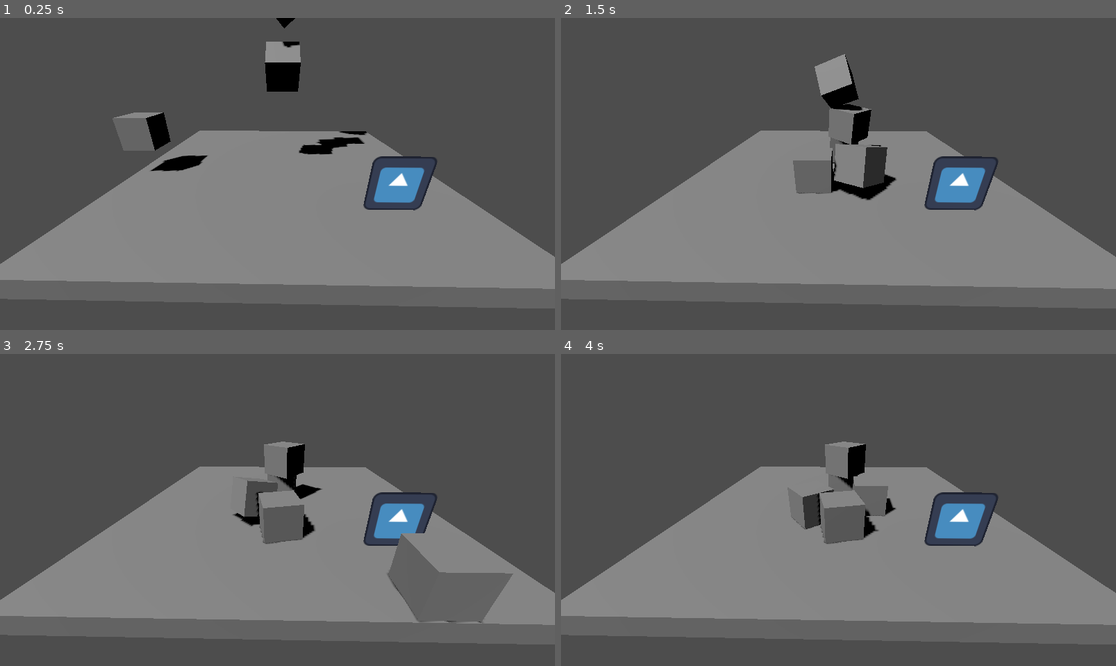
Above: before the commit, frames 1-4 (two rows, left to right).
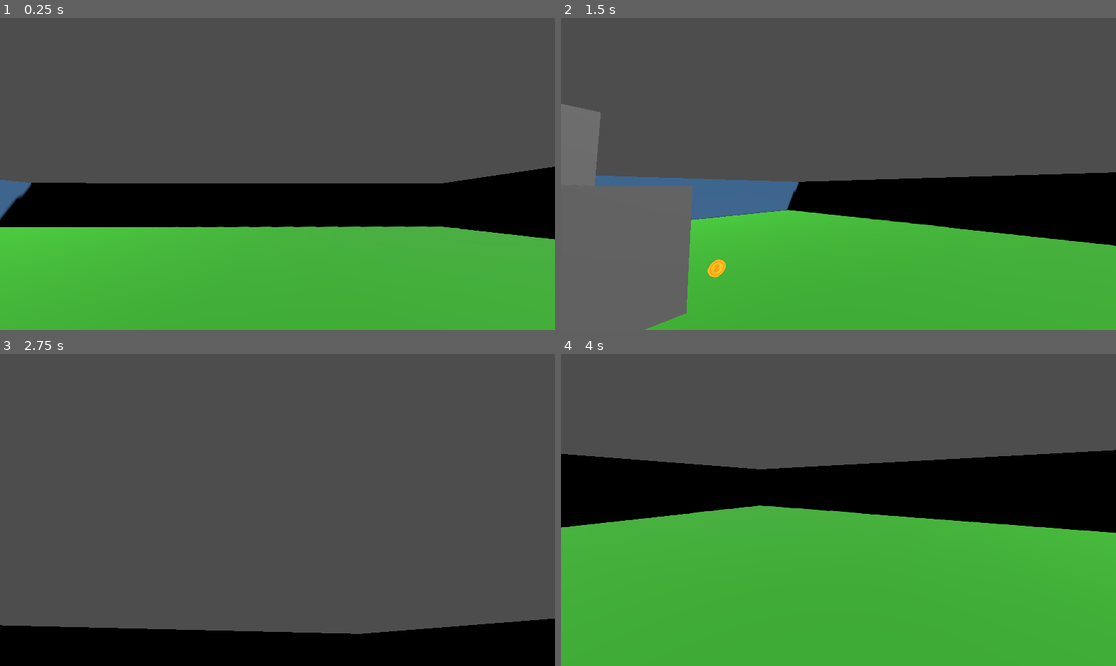
Above: after the commit, the same moments.

Repository: NeilRevil03/3D-Game
Game: Godot game, scene res://level_1.tscn
Same seed, same stepped clock (60 frames per second), same inputs: the game is played once before the commit and once after it. The project has no main scene, so this scene is started directly. The engine's default icon, where the game draws it, is replaced by a stand-in: a white triangle on a blue panel in a dark square.
Inputs (mouse positions are in pixels of both pictures, inside the frame that each line leads up to):
- Up to frame 1 (0.25 s): no input
- Up to frame 2 (1.5 s): tap Enter (ui_accept) at 0.5, 0.6 s; move the mouse to (960, 158) at 0.52 s; hold Right (ui_right) 0.53-1.28 s; tap Space (jump, bound only after the commit) at 0.77, 0.8, 1.07, 1.35 s; move the mouse to (727, 189) at 1.27 s; hold Down (ui_down) from 1.28 s (still down)
- Up to frame 3 (2.75 s): tap Space (jump, bound only after the commit) at 1.52, 1.82, 2.3 s; tap Enter (ui_accept) at 1.55, 2.1 s; move the mouse to (333, 441) at 2.02 s; release Down (ui_down) at 2.03 s; hold Right (ui_right) from 2.03 s (still down)
- Up to frame 4 (4 s): move the mouse to (810, 572) at 2.77 s; release Right (ui_right) at 2.78 s; hold Up (ui_up) 2.78-3.53 s; tap Enter (ui_accept) at 2.85 s; tap Space (jump, bound only after the commit) at 3.02, 3.32, 3.6, 3.77 s; move the mouse to (1005, 556) at 3.52 s; hold Left (ui_left) from 3.53 s (still down)

The runs differ from the first frame. In frame 1, 56% of the frame differs, in the area x 0-100%, y 0-100%; in frame 2, 51%; in frame 3, 42%; in frame 4, 66%, in the area x 0-100%, y 28-100%.
Error before the commit: Parse Error: Expected variable name after "var". (res://icon.gd:7)

Commit message:
made a game

Diff:
--- /dev/null
+++ b/coin.gd
@@ -0,0 +1,20 @@
+extends Area3D
+@onready var pick_up = $pick_up
+
+const ROT_SPEED = 2
+# Called when the node enters the scene tree for the first time.
+func _ready() -> void:
+	pass # Replace with function body.
+
+
+# Called every frame. 'delta' is the elapsed time since the previous frame.
+func _process(delta: float) -> void:
+	rotate_y(deg_to_rad(ROT_SPEED))
+
+
+
+
+func _on_body_entered(body):
+
+	get_parent().playCoin()
+	queue_free()
--- /dev/null
+++ b/coin.tscn
@@ -0,0 +1,31 @@
+[gd_scene load_steps=5 format=3 uid="uid://cven1dkm1kpfd"]
+
+[ext_resource type="Script" uid="uid://b74isya23hwb6" path="res://coin.gd" id="1_d5gmh"]
+
+[sub_resource type="StandardMaterial3D" id="StandardMaterial3D_d5gmh"]
+albedo_color = Color(0.90264, 0.900863, 1.15514e-06, 1)
+metallic = 0.25
+metallic_specular = 0.46
+
+[sub_resource type="CylinderMesh" id="CylinderMesh_0t63x"]
+material = SubResource("StandardMaterial3D_d5gmh")
+top_radius = 0.3
+bottom_radius = 0.3
+height = 0.15
+
+[sub_resource type="CylinderShape3D" id="CylinderShape3D_v7riw"]
+height = 0.15
+radius = 0.3
+
+[node name="Coin" type="Area3D"]
+script = ExtResource("1_d5gmh")
+
+[node name="MeshInstance3D" type="MeshInstance3D" parent="."]
+transform = Transform3D(0.0118156, 0.99993, 0, -0.99993, 0.0118156, 0, 0, 0, 1, 0, 0, 0)
+mesh = SubResource("CylinderMesh_0t63x")
+
+[node name="CollisionShape3D" type="CollisionShape3D" parent="."]
+transform = Transform3D(0.0187263, 0.999825, 0, -0.999825, 0.0187263, 0, 0, 0, 1, 0, 0, 0)
+shape = SubResource("CylinderShape3D_v7riw")
+
+[connection signal="body_entered" from="." to="." method="_on_body_entered"]
--- a/icon.gd
+++ b/icon.gd
@@ -4,12 +4,15 @@
 var player_name = "robot"
 var hearts = 3.5
 const speed = 2
-var
+
 # Called when the node enters the scene tree for the first time.
 func _ready() -> void:
+	print("hello world")
 	pass # Replace with function body.
 
 
 # Called every frame. 'delta' is the elapsed time since the previous frame.
 func _process(delta: float) -> void:
+	rotate_y(deg_to_rad(5))
+
 	pass
--- /dev/null
+++ b/level_1.gd
@@ -0,0 +1,13 @@
+extends Node3D
+
+
+# Called when the node enters the scene tree for the first time.
+func _ready() -> void:
+	pass # Replace with function body.
+
+
+# Called every frame. 'delta' is the elapsed time since the previous frame.
+func _process(delta: float) -> void:
+	pass
+func playCoin():
+	$sounds/coin.play()
--- a/level_1.tscn
+++ b/level_1.tscn
@@ -1,30 +1,45 @@
-[gd_scene load_steps=7 format=3 uid="uid://gqmiqsj3v3lw"]
+[gd_scene load_steps=18 format=3 uid="uid://gqmiqsj3v3lw"]
 
 [ext_resource type="PackedScene" uid="uid://do8xwy84jqqbw" path="res://block.tscn" id="1_3hls8"]
+[ext_resource type="Script" uid="uid://qfps1pe07mhc" path="res://level_1.gd" id="1_bjebc"]
 [ext_resource type="PackedScene" uid="uid://5b8c4xcopmuu" path="res://neil.tscn" id="2_hbghi"]
-[ext_resource type="Texture2D" uid="uid://dccg1tfcuqkca" path="res://icon.svg" id="3_hn12h"]
+[ext_resource type="Texture2D" uid="uid://ctcx7lojnnjnb" path="res://assets/money_16266405.png" id="3_rka8t"]
 [ext_resource type="Script" uid="uid://dhot4al2hcen4" path="res://icon.gd" id="4_ihfcg"]
+[ext_resource type="AudioStream" uid="uid://dcggw7y4k86gu" path="res://assets/game-music-player-console-8bit-background-intro-theme-297305.mp3" id="5_rka8t"]
+[ext_resource type="PackedScene" uid="uid://cven1dkm1kpfd" path="res://coin.tscn" id="6_5hph3"]
+[ext_resource type="AudioStream" uid="uid://bfp6j4vc6o1ul" path="res://assets/mixkit-game-treasure-coin-2038.wav" id="8_5rr72"]
+
+[sub_resource type="MeshLibrary" id="MeshLibrary_rka8t"]
+
+[sub_resource type="BoxShape3D" id="BoxShape3D_5hph3"]
+size = Vector3(1, 1, 50)
+
+[sub_resource type="StandardMaterial3D" id="StandardMaterial3D_j7kpp"]
+albedo_color = Color(0.341176, 0.576471, 0.807843, 1)
+
+[sub_resource type="BoxMesh" id="BoxMesh_j7kpp"]
+material = SubResource("StandardMaterial3D_j7kpp")
+size = Vector3(1, 10, 55)
+
+[sub_resource type="StandardMaterial3D" id="StandardMaterial3D_5hph3"]
+albedo_color = Color(0.237722, 0.728072, 0.188371, 1)
+grow = true
 
 [sub_resource type="BoxMesh" id="BoxMesh_ilcil"]
-size = Vector3(10, 0.5, 10)
+material = SubResource("StandardMaterial3D_5hph3")
+size = Vector3(50, 0.5, 50)
 
 [sub_resource type="BoxShape3D" id="BoxShape3D_3hls8"]
-size = Vector3(10, 0.5, 10)
+size = Vector3(50, 0.5, 50)
+
+[sub_resource type="BoxShape3D" id="BoxShape3D_j7kpp"]
+size = Vector3(5, 1, 5)
+
+[sub_resource type="BoxMesh" id="BoxMesh_bjebc"]
+size = Vector3(5, 1, 5)
 
 [node name="Level1" type="Node3D"]
-
-[node name="Camera3D" type="Camera3D" parent="."]
-transform = Transform3D(0.999826, -0.00657512, 0.0174795, -0.00169384, 0.900186, 0.435503, -0.0185983, -0.435456, 0.900018, -0.0287971, 3.00016, 7.1544)
-
-[node name="Floor" type="StaticBody3D" parent="."]
-transform = Transform3D(1, 0, 0, 0, 1, 0, 0, 0, 1, 0, -0.250833, 0)
-metadata/_edit_group_ = true
-
-[node name="MeshInstance3D" type="MeshInstance3D" parent="Floor"]
-mesh = SubResource("BoxMesh_ilcil")
-
-[node name="CollisionShape3D" type="CollisionShape3D" parent="Floor"]
-shape = SubResource("BoxShape3D_3hls8")
+script = ExtResource("1_bjebc")
 
 [node name="DirectionalLight3D" type="DirectionalLight3D" parent="."]
 transform = Transform3D(0.903723, -0.128083, -0.408509, 0.423175, 0.411827, 0.807045, 0.0648665, -0.902216, 0.426379, 0.0459694, 9.27291, 0.663131)
@@ -33,10 +48,10 @@
 [node name="Blocks" type="Node3D" parent="."]
 
 [node name="Block1" parent="Blocks" instance=ExtResource("1_3hls8")]
-transform = Transform3D(1, 0, 0, 0, 0.605391, 0.795928, 0, -0.795928, 0.605391, 0, 3.5118, 0)
+transform = Transform3D(0.971145, 0.153747, -0.182317, -0.0179516, 0.80942, 0.586956, 0.237814, -0.566747, 0.788824, -1.66331, 5.0588, -2.79848)
 
 [node name="Block2" parent="Blocks" instance=ExtResource("1_3hls8")]
-transform = Transform3D(0.792215, -0.469316, -0.390049, 0.610242, 0.609265, 0.506361, 0, -0.639171, 0.769065, 0, 5.3887, 0)
+transform = Transform3D(0.792215, -0.469316, -0.390049, 0.610242, 0.609265, 0.506361, 0, -0.639171, 0.769065, -5.85723, 7.01698, -6.43704)
 
 [node name="Block3" parent="Blocks" instance=ExtResource("1_3hls8")]
 transform = Transform3D(1, 0, 0, 0, 0.436441, 0.899733, 0, -0.899733, 0.436441, 0, 7.19412, 0.505373)
@@ -48,6 +63,130 @@
 transform = Transform3D(1, 0, 0, 0, 1, 0, 0, 0, 1, -4.49039, 1.67442, 0.665856)
 
 [node name="Icon" type="Sprite3D" parent="."]
-transform = Transform3D(1, 0, 0, 0, 1, 0, 0, 0, 1, 2.45036, 0.917499, 3.34356)
-texture = ExtResource("3_hn12h")
+transform = Transform3D(1, 0, 0, 0, 1, 0, 0, 0, 1, 2.45036, 1.35973, 3.34356)
+pixel_size = 0.001
+texture = ExtResource("3_rka8t")
 script = ExtResource("4_ihfcg")
+
+[node name="AudioStreamPlayer3D" type="AudioStreamPlayer3D" parent="."]
+transform = Transform3D(1, 0, 0, 0, 1, 0, 0, 0, 1, -0.437166, 7.75958, -0.472602)
+stream = ExtResource("5_rka8t")
+max_db = 1.846
+autoplay = true
+
+[node name="GridMap" type="GridMap" parent="."]
+mesh_library = SubResource("MeshLibrary_rka8t")
+
+[node name="Camera3D" type="Camera3D" parent="."]
+transform = Transform3D(0.99418, -0.051087, 0.0948446, -0.0943502, 0.0120108, 0.995467, -0.0519946, -0.998622, 0.00712087, 0.244831, 17.7151, -0.157115)
+fov = 74.3572
+
+[node name="Walls" type="Node3D" parent="."]
+
+[node name="Wall1" type="StaticBody3D" parent="Walls"]
+transform = Transform3D(1, 0, 0, 0, 1, 0, 0, 0, 1, 25.939, 0, 0)
+
+[node name="CollisionShape3D" type="CollisionShape3D" parent="Walls/Wall1"]
+shape = SubResource("BoxShape3D_5hph3")
+
+[node name="MeshInstance3D" type="MeshInstance3D" parent="Walls/Wall1"]
+transform = Transform3D(1, 0, 0, 0, 1, 0, 0, 0, 1, -0.469749, 0, 0)
+mesh = SubResource("BoxMesh_j7kpp")
+
+[node name="Wall2" type="StaticBody3D" parent="Walls"]
+transform = Transform3D(1, 0, 0, 0, 1, 0, 0, 0, 1, -25.0589, 0, 0)
+
+[node name="CollisionShape3D" type="CollisionShape3D" parent="Walls/Wall2"]
+shape = SubResource("BoxShape3D_5hph3")
+
+[node name="MeshInstance3D" type="MeshInstance3D" parent="Walls/Wall2"]
+transform = Transform3D(1, 0, 0, 0, 1, 0, 0, 0, 1, -0.469749, 0, 1.39712)
+mesh = SubResource("BoxMesh_j7kpp")
+
+[node name="Wall3" type="StaticBody3D" parent="Walls"]
+transform = Transform3D(-0.000924988, 0, 1, 0, 1, 0, -1, 0, -0.000924988, 0.27878, 0, 25.5435)
+
+[node name="CollisionShape3D" type="CollisionShape3D" parent="Walls/Wall3"]
+shape = SubResource("BoxShape3D_5hph3")
+
+[node name="MeshInstance3D" type="MeshInstance3D" parent="Walls/Wall3"]
+transform = Transform3D(1, 0, 0, 0, 1, 0, 0, 0, 1, -0.469749, 0, 0)
+mesh = SubResource("BoxMesh_j7kpp")
+
+[node name="Wall4" type="StaticBody3D" parent="Walls"]
+transform = Transform3D(-0.000924988, 0, 1, 0, 1, 0, -1, 0, -0.000924988, 0.27878, 0, -25.6678)
+
+[node name="CollisionShape3D" type="CollisionShape3D" parent="Walls/Wall4"]
+shape = SubResource("BoxShape3D_5hph3")
+
+[node name="MeshInstance3D" type="MeshInstance3D" parent="Walls/Wall4"]
+transform = Transform3D(1, 0, 0, 0, 1, 0, 0, 0, 1, -0.469749, 0, 0)
+mesh = SubResource("BoxMesh_j7kpp")
+
+[node name="Floors" type="Node3D" parent="."]
+
+[node name="Floor" type="StaticBody3D" parent="Floors"]
+transform = Transform3D(1, 0, 0, 0, 1, 0, 0, 0, 1, 0, -0.250833, 0)
+metadata/_edit_group_ = true
+
+[node name="MeshInstance3D" type="MeshInstance3D" parent="Floors/Floor"]
+mesh = SubResource("BoxMesh_ilcil")
+
+[node name="CollisionShape3D" type="CollisionShape3D" parent="Floors/Floor"]
+shape = SubResource("BoxShape3D_3hls8")
+
+[node name="Platform1" type="StaticBody3D" parent="Floors"]
+transform = Transform3D(1, 0, 0, 0, 1, 0, 0, 0, 1, 0, 1.12073, -7.63205)
+
+[node name="CollisionShape3D" type="CollisionShape3D" parent="Floors/Platform1"]
+shape = SubResource("BoxShape3D_j7kpp")
+
+[node name="MeshInstance3D" type="MeshInstance3D" parent="Floors/Platform1"]
+mesh = SubResource("BoxMesh_bjebc")
+
+[node name="Platform2" type="StaticBody3D" parent="Floors"]
+transform = Transform3D(1, 0, 0, 0, 1, 0, 0, 0, 1, 0, 3.32978, -1.27818)
+
+[node name="CollisionShape3D" type="CollisionShape3D" parent="Floors/Platform2"]
+shape = SubResource("BoxShape3D_j7kpp")
+
+[node name="MeshInstance3D" type="MeshInstance3D" parent="Floors/Platform2"]
+mesh = SubResource("BoxMesh_bjebc")
+
+[node name="Platform3" type="StaticBody3D" parent="Floors"]
+transform = Transform3D(1, 0, 0, 0, 1, 0, 0, 0, 1, 1.40385, 7.77289, -8.50167)
+
+[node name="CollisionShape3D" type="CollisionShape3D" parent="Floors/Platform3"]
+shape = SubResource("BoxShape3D_j7kpp")
+
+[node name="MeshInstance3D" type="MeshInstance3D" parent="Floors/Platform3"]
+mesh = SubResource("BoxMesh_bjebc")
+
+[node name="Platform4" type="StaticBody3D" parent="Floors"]
+transform = Transform3D(1, 0, 0, 0, 1, 0, 0, 0, 1, -7.16666, 5.47619, -6.53869)
+
+[node name="CollisionShape3D" type="CollisionShape3D" parent="Floors/Platform4"]
+shape = SubResource("BoxShape3D_j7kpp")
+
+[node name="MeshInstance3D" type="MeshInstance3D" parent="Floors/Platform4"]
+mesh = SubResource("BoxMesh_bjebc")
+
+[node name="sounds" type="Node3D" parent="."]
+
+[node name="coin" type="AudioStreamPlayer3D" parent="sounds"]
+stream = ExtResource("8_5rr72")
+
+[node name="coin_pickups" type="Node3D" parent="."]
+
+[node name="Coin1" parent="." instance=ExtResource("6_5hph3")]
+transform = Transform3D(1, 0, 0, 0, 1, 0, 0, 0, 1, 1.60801, 9.33879, -8.13361)
+
+[node name="Coin2" parent="." instance=ExtResource("6_5hph3")]
+transform = Transform3D(1, 0, 0, 0, 1, 0, 0, 0, 1, -7.4688, 6.64201, -6.34185)
+
+[node name="Coin3" parent="." instance=ExtResource("6_5hph3")]
+transform = Transform3D(1, 0, 0, 0, 0.996282, -0.0861473, 0, 0.0861473, 0.996282, 0.427052, 2.24694, -7.22948)
+
+[connection signal="body_entered" from="Coin1" to="Neil" method="_on_coin_body_entered"]
+[connection signal="body_entered" from="Coin2" to="Neil" method="_on_coin_body_entered"]
+[connection signal="body_entered" from="Coin3" to="Neil" method="_on_coin_body_entered"]
--- a/neil.gd
+++ b/neil.gd
@@ -3,7 +3,19 @@
 
 const SPEED = 5.0
 const JUMP_VELOCITY = 4.5
+const SENSITIVITY = 0.003
+@onready var jump_sfx = $jump_sfx
+@onready var head = $Head
+@onready var camera = $Head/Camera3D
 
+func _ready():
+	Input.set_mouse_mode(Input.MOUSE_MODE_CAPTURED)
+
+func _unhandled_input(event):
+	if event is InputEventMouseMotion:
+		head.rotate_y(-event.relative.x * SENSITIVITY)
+		camera.rotate_x(-event.relative.y * SENSITIVITY)
+		camera.rotation.x = clamp(camera.rotation.x, deg_to_rad(-90), deg_to_rad(60))
 
 func _physics_process(delta: float) -> void:
 	# Add the gravity.
@@ -11,18 +23,19 @@
 		velocity += get_gravity() * delta
 
 	# Handle jump.
-	if Input.is_action_just_pressed("ui_accept") and is_on_floor():
-		velocity.y = JUMP_VELOCITY
+	if Input.is_action_just_pressed("jump") and is_on_floor():
+		velocity.y = 6.5
+		jump_sfx.play()
 
 	# Get the input direction and handle the movement/deceleration.
 	# As good practice, you should replace UI actions with custom gameplay actions.
-	var input_dir := Input.get_vector("ui_left", "ui_right", "ui_up", "ui_down")
-	var direction := (transform.basis * Vector3(input_dir.x, 0, input_dir.y)).normalized()
+	var input_dir = Input.get_vector("left", "right", "up", "down")
+	var direction = (head.transform.basis * Vector3(input_dir.x, 0, input_dir.y)).normalized()
 	if direction:
 		velocity.x = direction.x * SPEED
 		velocity.z = direction.z * SPEED
 	else:
-		velocity.x = move_toward(velocity.x, 0, SPEED)
-		velocity.z = move_toward(velocity.z, 0, SPEED)
+		velocity.x = 0.0
+		velocity.z = 0.0
 
 	move_and_slide()
--- a/neil.tscn
+++ b/neil.tscn
@@ -1,16 +1,32 @@
-[gd_scene load_steps=4 format=3 uid="uid://5b8c4xcopmuu"]
+[gd_scene load_steps=7 format=3 uid="uid://5b8c4xcopmuu"]
 
 [ext_resource type="Script" uid="uid://dm18maccsr3u4" path="res://neil.gd" id="1_gub2p"]
+[ext_resource type="AudioStream" uid="uid://cj8emt2nd30yc" path="res://assets/cartoon-jump-6462.mp3" id="2_mpp7v"]
+[ext_resource type="AudioStream" uid="uid://blvi5rjoeygvk" path="res://assets/walking-sound-effect-272246.mp3" id="3_rpmkj"]
 
-[sub_resource type="BoxMesh" id="BoxMesh_q8y5i"]
+[sub_resource type="CapsuleMesh" id="CapsuleMesh_gub2p"]
 
-[sub_resource type="BoxShape3D" id="BoxShape3D_gub2p"]
+[sub_resource type="Skin" id="Skin_mp0ej"]
+
+[sub_resource type="CapsuleShape3D" id="CapsuleShape3D_mpp7v"]
 
 [node name="Neil" type="CharacterBody3D"]
 script = ExtResource("1_gub2p")
 
 [node name="MeshInstance3D" type="MeshInstance3D" parent="."]
-mesh = SubResource("BoxMesh_q8y5i")
+mesh = SubResource("CapsuleMesh_gub2p")
+skin = SubResource("Skin_mp0ej")
 
 [node name="CollisionShape3D" type="CollisionShape3D" parent="."]
-shape = SubResource("BoxShape3D_gub2p")
+shape = SubResource("CapsuleShape3D_mpp7v")
+
+[node name="Head" type="Node3D" parent="."]
+transform = Transform3D(-0.999916, 0.00214202, 0.0127892, 0, 0.986263, -0.165185, -0.0129674, -0.165171, -0.98618, 0, 0.615241, 0)
+
+[node name="Camera3D" type="Camera3D" parent="Head"]
+
+[node name="jump_sfx" type="AudioStreamPlayer" parent="."]
+stream = ExtResource("2_mpp7v")
+
+[node name="AudioStreamPlayer" type="AudioStreamPlayer" parent="."]
+stream = ExtResource("3_rpmkj")
--- a/project.godot
+++ b/project.godot
@@ -13,3 +13,36 @@
 config/name="3dSampleGame"
 config/features=PackedStringArray("4.4", "Forward Plus")
 config/icon="res://icon.svg"
+
+[input]
+
+up={
+"deadzone": 0.2,
+"events": [Object(InputEventKey,"resource_local_to_scene":false,"resource_name":"","device":0,"window_id":0,"alt_pressed":false,"shift_pressed":false,"ctrl_pressed":false,"meta_pressed":false,"pressed":false,"keycode":0,"physical_keycode":87,"key_label":0,"unicode":0,"location":0,"echo":false,"script":null)
+]
+}
+down={
+"deadzone": 0.2,
+"events": [Object(InputEventKey,"resource_local_to_scene":false,"resource_name":"","device":0,"window_id":0,"alt_pressed":false,"shift_pressed":false,"ctrl_pressed":false,"meta_pressed":false,"pressed":false,"keycode":0,"physical_keycode":83,"key_label":0,"unicode":0,"location":0,"echo":false,"script":null)
+]
+}
+left={
+"deadzone": 0.2,
+"events": [Object(InputEventKey,"resource_local_to_scene":false,"resource_name":"","device":0,"window_id":0,"alt_pressed":false,"shift_pressed":false,"ctrl_pressed":false,"meta_pressed":false,"pressed":false,"keycode":0,"physical_keycode":65,"key_label":0,"unicode":0,"location":0,"echo":false,"script":null)
+]
+}
+right={
+"deadzone": 0.2,
+"events": [Object(InputEventKey,"resource_local_to_scene":false,"resource_name":"","device":0,"window_id":0,"alt_pressed":false,"shift_pressed":false,"ctrl_pressed":false,"meta_pressed":false,"pressed":false,"keycode":0,"physical_keycode":68,"key_label":0,"unicode":0,"location":0,"echo":false,"script":null)
+]
+}
+jump={
+"deadzone": 0.2,
+"events": [Object(InputEventKey,"resource_local_to_scene":false,"resource_name":"","device":0,"window_id":0,"alt_pressed":false,"shift_pressed":false,"ctrl_pressed":false,"meta_pressed":false,"pressed":false,"keycode":0,"physical_keycode":32,"key_label":0,"unicode":0,"location":0,"echo":false,"script":null)
+]
+}
+sprint={
+"deadzone": 0.2,
+"events": [Object(InputEventKey,"resource_local_to_scene":false,"resource_name":"","device":0,"window_id":0,"alt_pressed":false,"shift_pressed":false,"ctrl_pressed":false,"meta_pressed":false,"pressed":false,"keycode":0,"physical_keycode":4194325,"key_label":0,"unicode":0,"location":0,"echo":false,"script":null)
+]
+}
Not shown, added: assets/cartoon-jump-6462.mp3.import
Not shown, added: assets/coin-recieved-230517.mp3.import
Not shown, added: assets/game-music-player-console-8bit-background-intro-theme-297305.mp3.import
Binary file added: assets/jiwoo.jpeg
Not shown, added: assets/jiwoo.jpeg.import
Not shown, added: assets/mixkit-game-treasure-coin-2038.wav.import
Binary file added: assets/money_16266405.png
Not shown, added: assets/money_16266405.png.import
Not shown, added: assets/spotidownloader.com - The Chase - Hearts2Hearts.mp3.import
Not shown, added: assets/walking-sound-effect-272246.mp3.import
Not shown, added: coin.gd.uid
Not shown, added: level_1.gd.uid
(and 5 more such lines)
